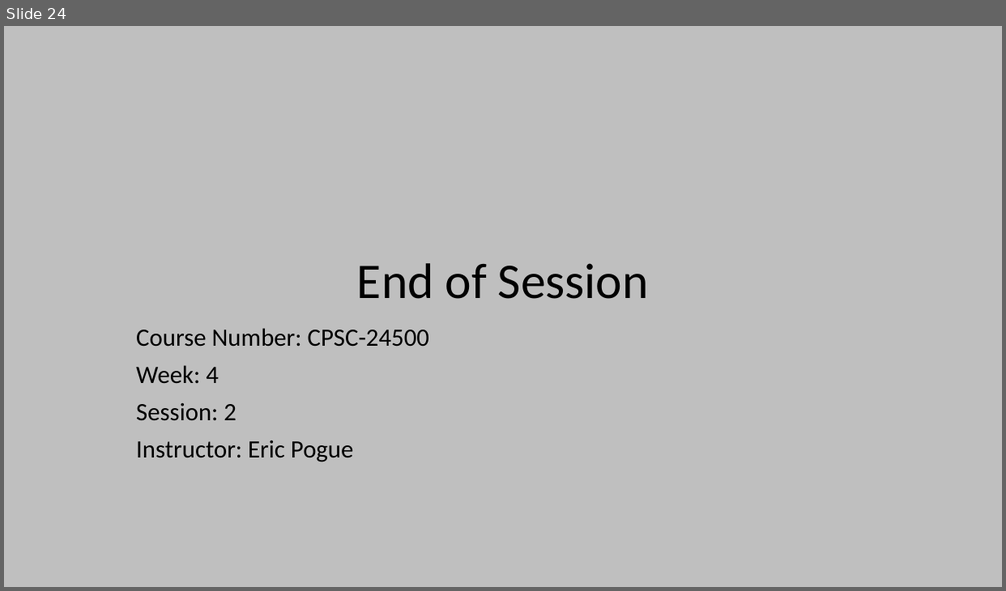
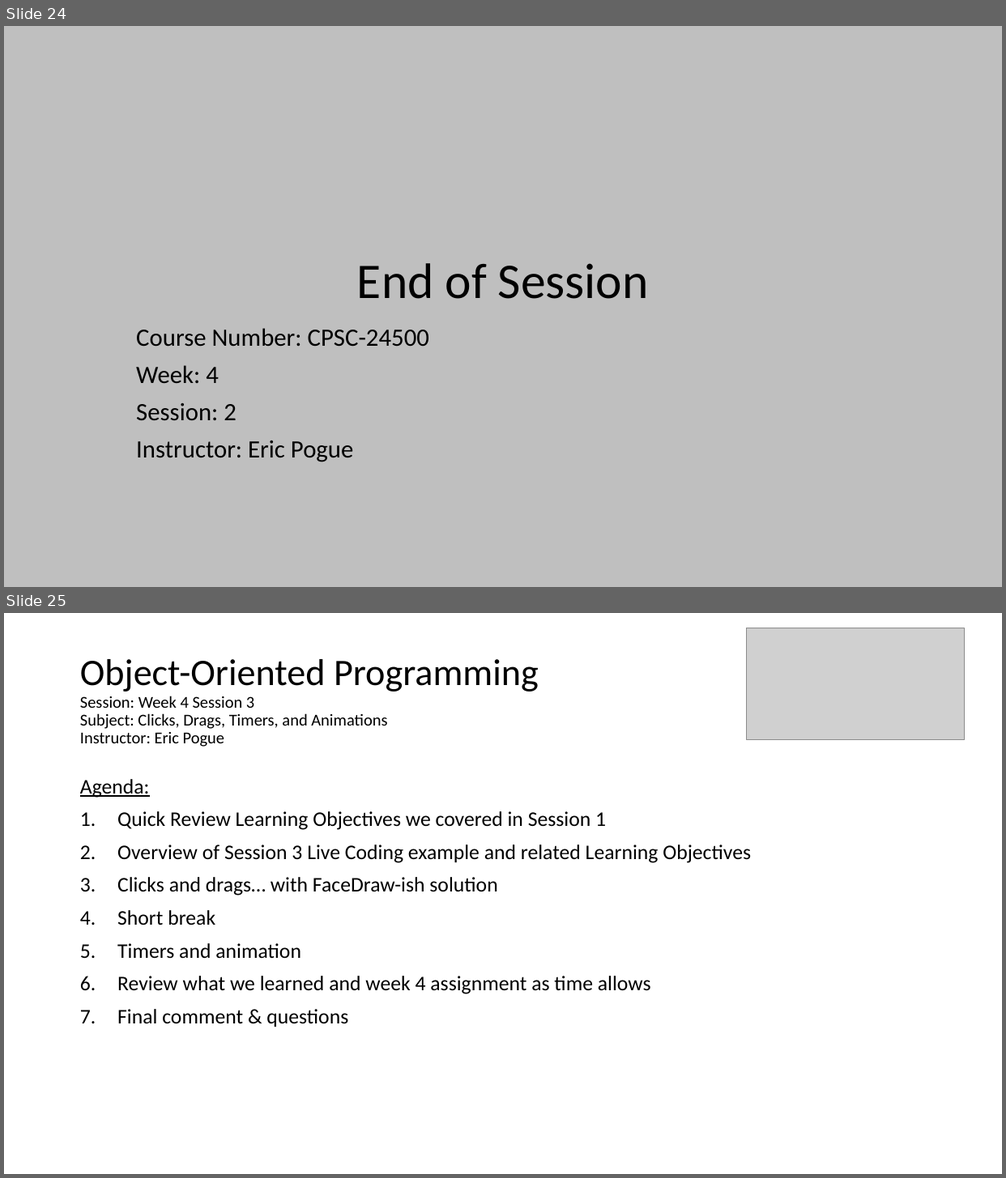
Before and after one commit to EricJPogue/www-epogue-info, a slide deck: CPSC-24500/Week04/2017SpringW04Slides.pptx. Shown one above the other, each under a label of ours: slide 24 before the commit, slides 24 and 25 after it. The pictures are 1006x591 and 1006x1178 pixels, drawn with LibreOffice and Linux fonts; fonts in the diff are those of the drawing; grey boxes stand for pictures. Boxes give left, top, right and bottom in pixels: in the first picture for what was removed or moved away, otherwise in the second. Text is boxed around its words. In the diff, an @@ line names an element or a change of style, - is before the commit and + after.

```diff
--- a/CPSC-24500/Week04/2017SpringW04Slides.pptx
+++ b/CPSC-24500/Week04/2017SpringW04Slides.pptx
@@ slide 25 added at [4,613,1002,1174], background #FFFFFF @@
@@ picture added at [747,628,965,739] @@
@@ title added at [80,659,539,747], 16 pt, text #000000 @@
+Object-Oriented Programming
+Session: Week 4 Session 3
+Subject: Clicks, Drags, Timers, and Animations
+Instructor: Eric Pogue
@@ text added at [80,779,751,1027], 20 pt, text #000000 @@
+Agenda:
+1. Quick Review Learning Objectives we covered in Session 1
+2. Overview of Session 3 Live Coding example and related Learning Objectives
+3. Clicks and drags… with FaceDraw-ish solution
+4. Short break
+5. Timers and animation
+6. Review what we learned and week 4 assignment as time allows
+7. Final comment & questions
```
Also in this commit, not shown: 12 other slides added, 6 other files.
